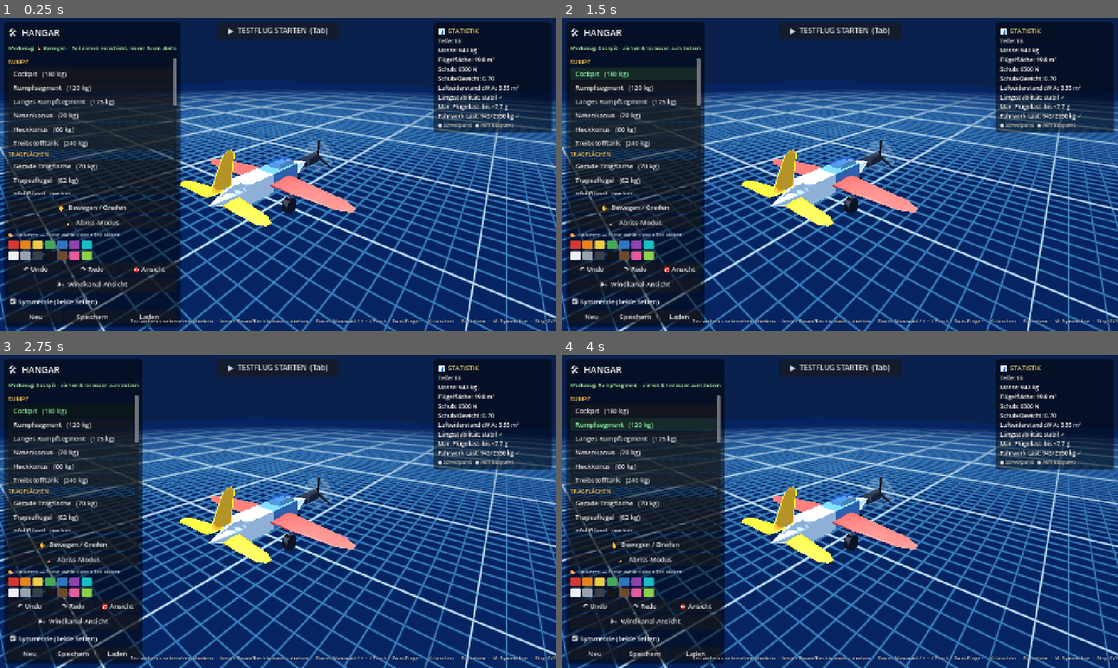
Above: before the commit, frames 1-4 (two rows, left to right).
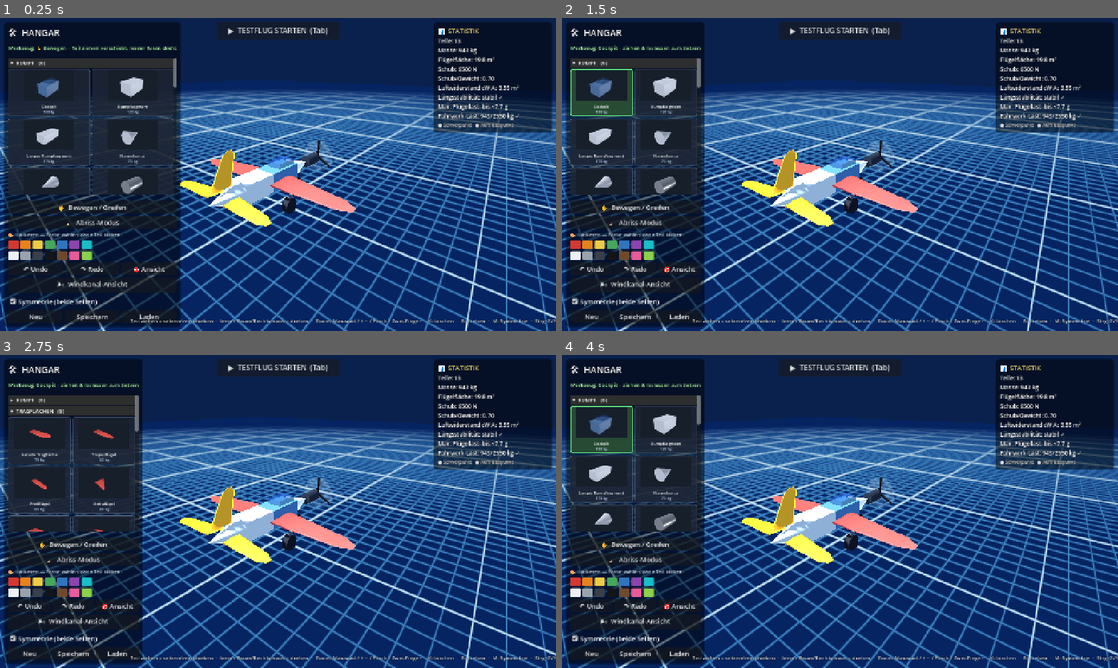
Above: after the commit, the same moments.

Repository: KonstiTheProgrammer/aviasembly
Game: Godot game, scene res://scenes/Main.tscn
Two runs of this game, one before a commit and one after it. Both use one fixed random seed, a clock stepped at 60 frames per second and the inputs below.
Inputs (mouse positions are in pixels of both pictures, inside the frame that each line leads up to):
- Up to frame 1 (0.25 s): no input
- Up to frame 2 (1.5 s): click (650, 74) at 0.5 s, where only the run before the commit has a clickable "Cockpit (180 kg)"; click (634, 74) at 1.25 s, where only the run before the commit has a clickable "Cockpit (180 kg)"
- Up to frame 3 (2.75 s): click (72, 398) at 2 s, where only the run after the commit has a clickable "▾ RUMPF (6)"
- Up to frame 4 (4 s): click (634, 398) at 2.75 s, where only the run after the commit has a clickable "▸ RUMPF (6)"; click (634, 423) at 3.5 s, where only the run before the commit has a clickable "Rumpfsegment (120 kg)"

The runs differ from the first frame. In frame 1, 4.4% of the frame differs, in the area x 1-32%, y 12-57%; in frame 2, 4.4%; in frame 3, 4.0%; in frame 4, 9.1%, in the area x 1-30%, y 1-99%.

Commit message:
Teile-Palette: 3D-Vorschau-Kacheln + aufklappbare Kategorien
Die Bauteil-Auswahl ist jetzt untergliedert und zeigt eine echte 3D-Vorschau
pro Teil statt nur Text:
- Kategorie-Sektionen aufklappbar (▾/▸), je mit Teil-Anzahl.
- 2-Spalten-Grid aus Kacheln; jede Kachel rendert das Teil in einem eigenen
  SubViewport (own_world_3d, eigene Kamera/Licht/Environment, UPDATE_ONCE),
  Kamera per AABB auf 3/4-Ansicht gerahmt. Darunter Name + Masse.
- Exklusive Auswahl via ButtonGroup, aktives Teil = grüner Rahmen.

Verifiziert: SubViewport-Render auf Metal getestet (Selbsttest, ~20% Teil-Pixel,
danach entfernt). Stolperfalle gefixt: look_at() braucht den Baum -> beim Bauen
look_at_from_position() (Kamera noch nicht eingehängt).

Co-Authored-By: Claude Opus 4.8 <noreply@anthropic.com>

Diff:
--- a/scripts/Main.gd
+++ b/scripts/Main.gd
@@ -59,6 +59,8 @@
 var toast_label: Label
 var drag_view_btn: Button
 var part_buttons: Dictionary = {}
+var _part_group: ButtonGroup       # exklusive Auswahl der Teil-Kacheln
+var _cat_open: Dictionary = {}     # Kategorie -> auf-/zugeklappt
 
 
 func _ready() -> void:
@@ -524,19 +526,188 @@
 
 
 func _fill_part_list(list: VBoxContainer) -> void:
+	_part_group = ButtonGroup.new()
+	_part_group.allow_unpress = true
 	for cat in PartCatalog.categories():
-		var header := _lbl(cat.to_upper(), 14, Color(1.0, 0.78, 0.35))
-		header.add_theme_constant_override("line_spacing", 2)
+		var parts := PartCatalog.parts_in(cat)
+		if parts.is_empty():
+			continue
+		if not _cat_open.has(cat):
+			_cat_open[cat] = true
+		# --- aufklappbare Kategorie-Überschrift ---
+		var header := Button.new()
+		header.toggle_mode = true
+		header.button_pressed = _cat_open[cat]
+		header.alignment = HORIZONTAL_ALIGNMENT_LEFT
+		header.add_theme_font_size_override("font_size", 13)
+		header.size_flags_horizontal = Control.SIZE_EXPAND_FILL
+		var hb := StyleBoxFlat.new()
+		hb.bg_color = Color(1.0, 0.78, 0.35, 0.16)
+		hb.set_corner_radius_all(4)
+		hb.content_margin_left = 6
+		hb.content_margin_top = 3
+		hb.content_margin_bottom = 3
+		header.add_theme_stylebox_override("normal", hb)
+		header.add_theme_stylebox_override("hover", hb)
+		header.add_theme_stylebox_override("pressed", hb)
+		header.add_theme_color_override("font_color", Color(1.0, 0.82, 0.45))
 		list.add_child(header)
-		for p in PartCatalog.parts_in(cat):
-			var b := Button.new()
-			b.text = "  %s   (%d kg)" % [p["name"], int(p["mass"])]
-			b.alignment = HORIZONTAL_ALIGNMENT_LEFT
-			b.tooltip_text = p.get("desc", p["name"])
-			b.size_flags_horizontal = Control.SIZE_EXPAND_FILL
-			b.pressed.connect(_on_pick_part.bind(p["id"]))
-			list.add_child(b)
-			part_buttons[p["id"]] = b
+		# --- Grid mit Vorschau-Kacheln ---
+		var grid := GridContainer.new()
+		grid.columns = 2
+		grid.add_theme_constant_override("h_separation", 5)
+		grid.add_theme_constant_override("v_separation", 5)
+		grid.visible = _cat_open[cat]
+		list.add_child(grid)
+		header.text = ("▾  " if _cat_open[cat] else "▸  ") + cat.to_upper() + "   (%d)" % parts.size()
+		header.toggled.connect(func(on: bool) -> void:
+			grid.visible = on
+			_cat_open[cat] = on
+			header.text = ("▾  " if on else "▸  ") + cat.to_upper() + "   (%d)" % parts.size()
+		)
+		for p in parts:
+			grid.add_child(_make_part_tile(p))
+
+
+# Eine Bauteil-Kachel: 3D-Vorschau + Name + Masse, klickbar (exklusiv markiert).
+func _make_part_tile(p: Dictionary) -> Button:
+	var id: String = p["id"]
+	var tile := Button.new()
+	tile.toggle_mode = true
+	tile.button_group = _part_group
+	tile.custom_minimum_size = Vector2(0, 116)
+	tile.size_flags_horizontal = Control.SIZE_EXPAND_FILL
+	tile.tooltip_text = p.get("desc", p["name"])
+	tile.clip_contents = true
+	_style_tile(tile)
+	tile.pressed.connect(_on_pick_part.bind(id))
+
+	var box := VBoxContainer.new()
+	box.mouse_filter = Control.MOUSE_FILTER_IGNORE
+	box.set_anchors_and_offsets_preset(Control.PRESET_FULL_RECT)
+	box.offset_left = 4
+	box.offset_top = 4
+	box.offset_right = -4
+	box.offset_bottom = -4
+	box.add_theme_constant_override("separation", 0)
+	tile.add_child(box)
+
+	var preview := _make_preview(p)
+	preview.size_flags_vertical = Control.SIZE_EXPAND_FILL
+	box.add_child(preview)
+
+	var nm := Label.new()
+	nm.text = p["name"]
+	nm.mouse_filter = Control.MOUSE_FILTER_IGNORE
+	nm.horizontal_alignment = HORIZONTAL_ALIGNMENT_CENTER
+	nm.autowrap_mode = TextServer.AUTOWRAP_WORD_SMART
+	nm.add_theme_font_size_override("font_size", 10)
+	box.add_child(nm)
+
+	var mass := Label.new()
+	mass.text = "%d kg" % int(p["mass"])
+	mass.mouse_filter = Control.MOUSE_FILTER_IGNORE
+	mass.horizontal_alignment = HORIZONTAL_ALIGNMENT_CENTER
+	mass.add_theme_font_size_override("font_size", 9)
+	mass.add_theme_color_override("font_color", Color(0.72, 0.8, 0.92))
+	box.add_child(mass)
+
+	part_buttons[id] = tile
+	return tile
+
+
+# Kleines 3D-Vorschaubild eines Bauteils in eigenem SubViewport (rendert einmal).
+func _make_preview(p: Dictionary) -> SubViewportContainer:
+	var svc := SubViewportContainer.new()
+	svc.stretch = false
+	svc.mouse_filter = Control.MOUSE_FILTER_IGNORE
+	svc.size_flags_horizontal = Control.SIZE_SHRINK_CENTER
+	var vp := SubViewport.new()
+	vp.size = Vector2i(124, 74)
+	vp.own_world_3d = true
+	vp.transparent_bg = false
+	vp.msaa_3d = Viewport.MSAA_4X
+	vp.gui_disable_input = true
+	vp.render_target_update_mode = SubViewport.UPDATE_ONCE
+	svc.add_child(vp)
+
+	var env := Environment.new()
+	env.background_mode = Environment.BG_COLOR
+	env.background_color = Color(0.09, 0.12, 0.17)
+	env.ambient_light_source = Environment.AMBIENT_SOURCE_COLOR
+	env.ambient_light_color = Color(0.62, 0.68, 0.8)
+	env.ambient_light_energy = 0.8
+	var we := WorldEnvironment.new()
+	we.environment = env
+	vp.add_child(we)
+
+	var key := DirectionalLight3D.new()
+	key.rotation_degrees = Vector3(-42, -38, 0)
+	key.light_energy = 1.25
+	vp.add_child(key)
+	var fill := DirectionalLight3D.new()
+	fill.rotation_degrees = Vector3(18, 130, 0)
+	fill.light_energy = 0.45
+	vp.add_child(fill)
+
+	var vis := PartCatalog.build_visual(p)
+	vp.add_child(vis)
+
+	# Kamera so setzen, dass das Teil formatfüllend im 3/4-Winkel sitzt
+	var aabb := _visual_aabb(vis)
+	var center: Vector3 = aabb.get_center()
+	var radius: float = maxf(aabb.size.length() * 0.5, 0.4)
+	var cam := Camera3D.new()
+	cam.fov = 36.0
+	var dist: float = radius / tan(deg_to_rad(cam.fov * 0.5)) * 1.18
+	var dir: Vector3 = Vector3(0.82, 0.58, 1.0).normalized()
+	var pos: Vector3 = center + dir * dist
+	# look_at() braucht den Baum — hier noch nicht eingehängt, daher from_position:
+	cam.look_at_from_position(pos, center, Vector3.UP)
+	cam.current = true
+	vp.add_child(cam)
+	return svc
+
+
+# Kombinierte AABB aller Mesh-Kinder eines Visuals (im lokalen Raum).
+func _visual_aabb(vis: Node3D) -> AABB:
+	var acc := {"box": AABB(), "has": false}
+	_accum_aabb(vis, Transform3D.IDENTITY, acc)
+	return acc["box"] if acc["has"] else AABB(Vector3(-0.5, -0.5, -0.5), Vector3.ONE)
+
+
+func _accum_aabb(node: Node, xf: Transform3D, acc: Dictionary) -> void:
+	var t := xf
+	if node is Node3D:
+		t = xf * (node as Node3D).transform
+	if node is MeshInstance3D and (node as MeshInstance3D).mesh != null:
+		var b: AABB = t * (node as MeshInstance3D).mesh.get_aabb()
+		if acc["has"]:
+			acc["box"] = (acc["box"] as AABB).merge(b)
+		else:
+			acc["box"] = b
+			acc["has"] = true
+	for ch in node.get_children():
+		_accum_aabb(ch, t, acc)
+
+
+func _style_tile(btn: Button) -> void:
+	var normal := StyleBoxFlat.new()
+	normal.bg_color = Color(0.12, 0.15, 0.21, 0.85)
+	normal.set_corner_radius_all(5)
+	normal.set_border_width_all(1)
+	normal.border_color = Color(0.3, 0.36, 0.46)
+	var hover := normal.duplicate()
+	hover.bg_color = Color(0.18, 0.22, 0.30, 0.95)
+	hover.border_color = Color(0.5, 0.6, 0.75)
+	var pressed := normal.duplicate()
+	pressed.bg_color = Color(0.16, 0.30, 0.20, 0.95)
+	pressed.set_border_width_all(2)
+	pressed.border_color = Color(0.4, 1.0, 0.55)
+	btn.add_theme_stylebox_override("normal", normal)
+	btn.add_theme_stylebox_override("hover", hover)
+	btn.add_theme_stylebox_override("pressed", pressed)
+	btn.add_theme_stylebox_override("focus", pressed)
 
 
 func _on_pick_part(id: String) -> void:
@@ -586,8 +757,9 @@
 
 
 func _refresh_tool_ui() -> void:
+	var sel := "" if (build_ctrl.erase_mode or build_ctrl.paint_mode) else build_ctrl.brush_id
 	for pid in part_buttons:
-		part_buttons[pid].modulate = Color(1, 1, 1)
+		part_buttons[pid].set_pressed_no_signal(pid == sel)
 	if build_ctrl.erase_mode:
 		tool_label.text = "Werkzeug: 🧹 Abriss – Teil anklicken zum Löschen"
 	elif build_ctrl.paint_mode:
@@ -597,8 +769,6 @@
 	else:
 		var p := PartCatalog.get_part(build_ctrl.brush_id)
 		tool_label.text = "Werkzeug: %s – ziehen & loslassen zum Setzen" % p.get("name", build_ctrl.brush_id)
-		if part_buttons.has(build_ctrl.brush_id):
-			part_buttons[build_ctrl.brush_id].modulate = Color(0.6, 1.0, 0.7)
 
 
 func _build_flight_ui() -> void:
Not shown, changed: CLAUDE.md
